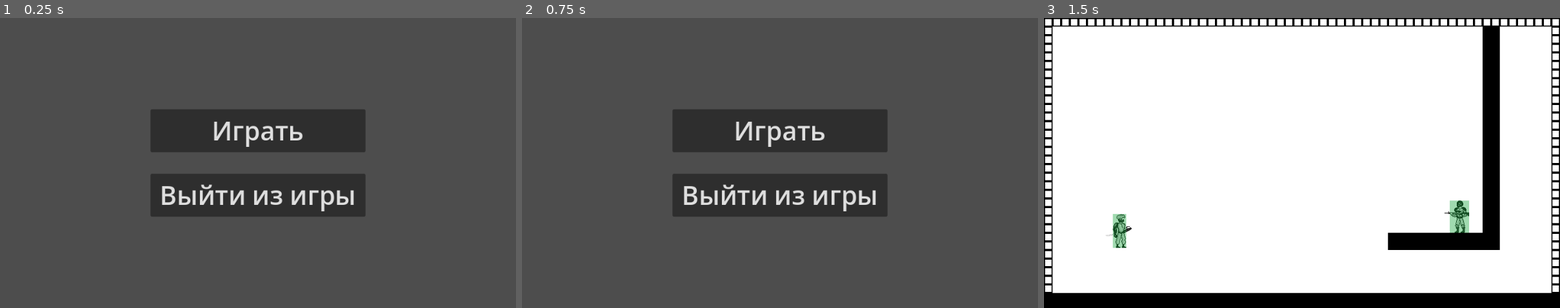
Above: before the commit, frames 1-3 (left to right).
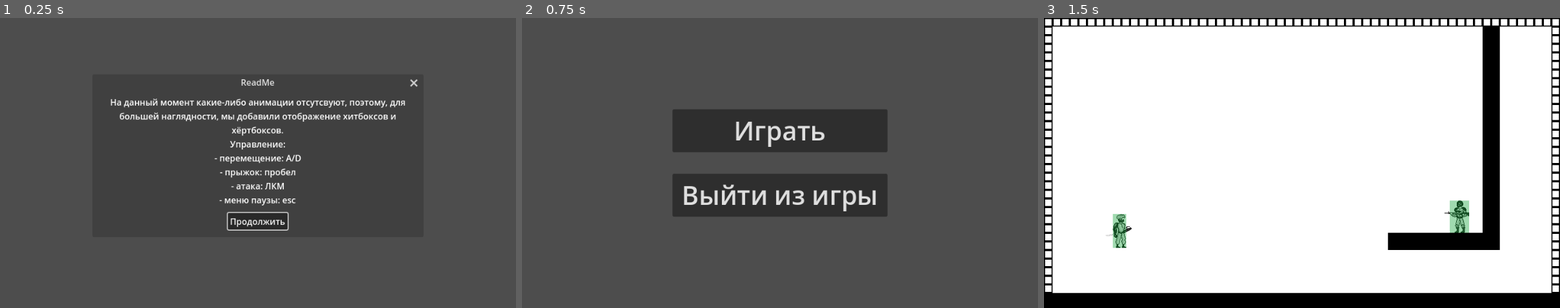
Above: after the commit, the same moments.

Repository: Dkoplik/Paint-it-Black
Game: Godot game, scene res://main_menu.tscn
Two runs of this game, one before a commit and one after it. Both use one fixed random seed, a clock stepped at 60 frames per second and the inputs below.
Inputs (mouse positions are in pixels of both pictures, inside the frame that each line leads up to):
- Up to frame 1 (0.25 s): no input
- Up to frame 2 (0.75 s): click (780, 221) at 0.5 s, where only the run after the commit has a clickable "Продолжить"
- Up to frame 3 (1.5 s): click "Играть" at 1.25 s

The runs differ from the first frame. In frame 1, 4.3% of the frame differs, in the area x 21-81%, y 21-74%; in frame 2, nothing differs; in frame 3, nothing differs.

Commit message:
Добавил popup в главное меню
Этот popup содержит справочную информацию.

Diff:
--- a/Paint-it-Black/main_menu.tscn
+++ b/Paint-it-Black/main_menu.tscn
@@ -29,5 +29,31 @@
 theme_override_font_sizes/font_size = 48
 text = "Выйти из игры"
 
+[node name="TempPopUp" type="AcceptDialog" parent="."]
+title = "ReadMe"
+initial_position = 1
+size = Vector2i(600, 265)
+visible = true
+ok_button_text = "Продолжить"
+
+[node name="Label" type="Label" parent="TempPopUp"]
+anchors_preset = 5
+anchor_left = 0.5
+anchor_right = 0.5
+offset_left = -292.0
+offset_top = 8.0
+offset_right = 292.0
+offset_bottom = 216.0
+grow_horizontal = 2
+text = "На данный момент какие-либо анимации отсутсвуют, поэтому, для большей наглядности, мы добавили отображение хитбоксов и хёртбоксов.
+Управление:
+- перемещение: A/D
+- прыжок: пробел
+- атака: ЛКМ
+- меню паузы: esc
+"
+horizontal_alignment = 1
+autowrap_mode = 3
+
 [connection signal="pressed" from="PlayButton" to="." method="_on_play_button_pressed"]
 [connection signal="pressed" from="ExitButton" to="." method="_on_exit_button_pressed"]
